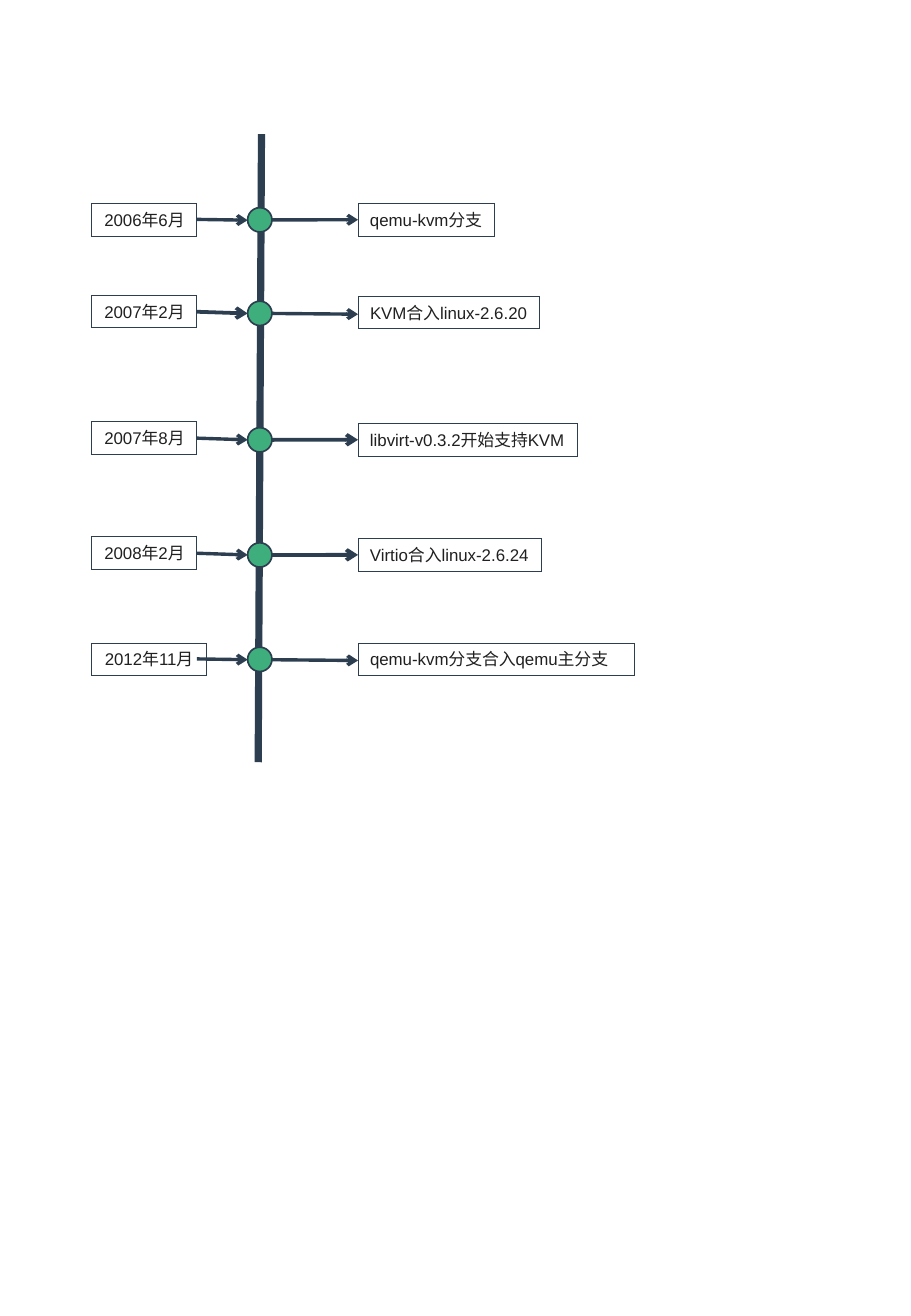
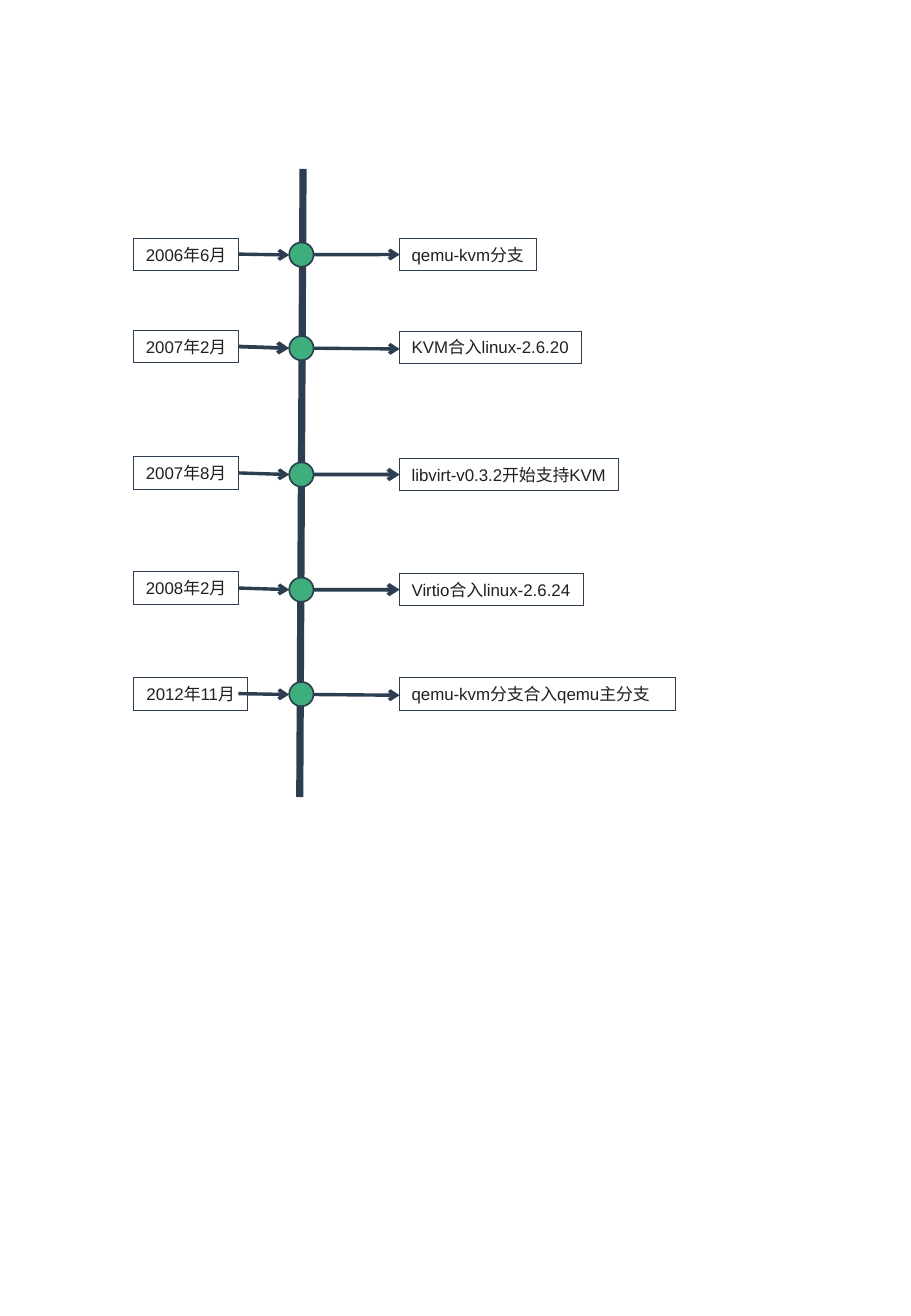
Before and after one commit to zaiqiang-dong/zaiqiang, a slide deck: slide 1 of picture/ppt/vitrualization/vitrualization.pptx. Drawn at 911x1316 pixels with LibreOffice and Linux fonts; fonts in the diff are those of the drawing. Boxes give left, top, right and bottom in pixels: in the first picture for what was removed or moved away, otherwise in the second. Text is boxed around its words. In the diff, an @@ line names an element or a change of style, - is before the commit and + after.

```diff
--- a/picture/ppt/vitrualization/vitrualization.pptx
+++ b/picture/ppt/vitrualization/vitrualization.pptx
@@ 10 rectangles, 10 arrows, 5 ellipses, 1 line: place and size @@
-10 rectangles, 10 arrows, 5 ellipses, 1 line at [92, 134, 634, 762]
+10 rectangles, 10 arrows, 5 ellipses, 1 line at [134, 169, 675, 797]
```
Also in this commit, not shown: 3 slides added, 12 other files.
